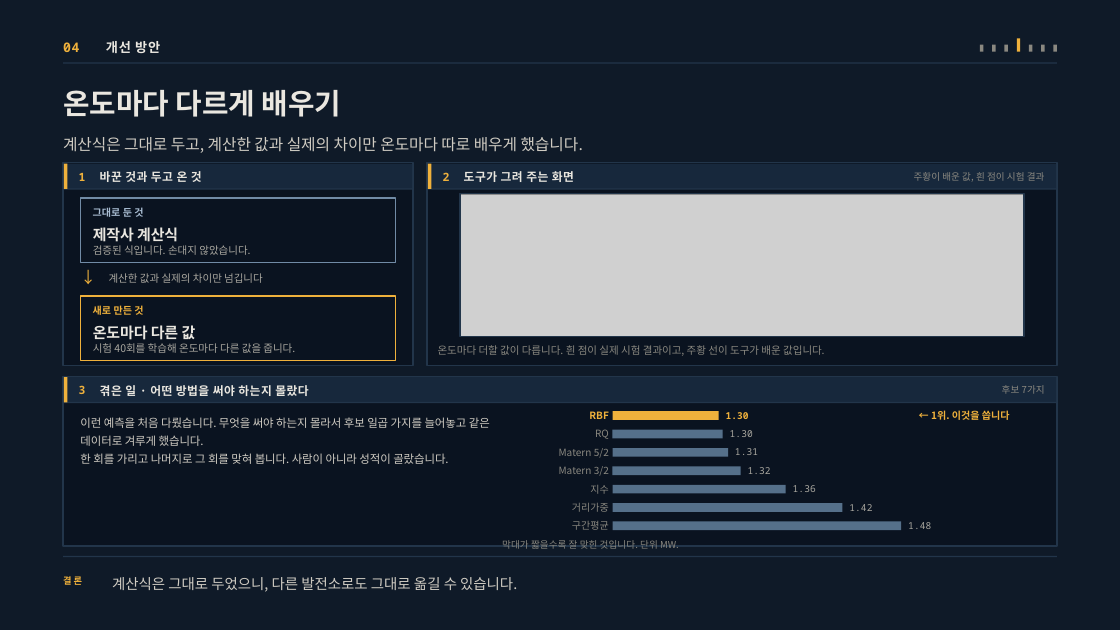
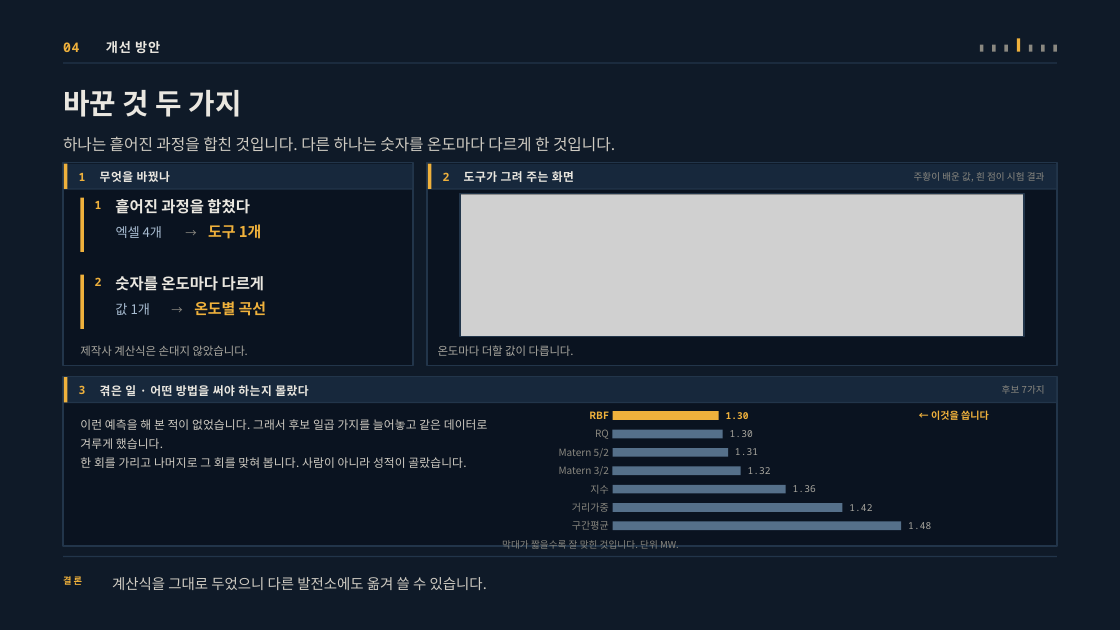
Before and after one commit to jooh-ai/Narae-AI, a slide deck: slide 7 of docs/ppt/위례_공급가능용량_최종발표_v3.pptx. Drawn at 1120x630 pixels with LibreOffice and Linux fonts; fonts in the diff are those of the drawing; grey boxes stand for pictures. Boxes give left, top, right and bottom in pixels: in the first picture for what was removed or moved away, otherwise in the second. Text is boxed around its words. In the diff, an @@ line names an element or a change of style, - is before the commit and + after.

```diff
--- a/docs/ppt/위례_공급가능용량_최종발표_v3.pptx
+++ b/docs/ppt/위례_공급가능용량_최종발표_v3.pptx
@@ text at (x1=63, y1=90, x2=242, y2=117): text changed @@
-온도마다 다르게 배우기
+바꾼 것 두 가지
@@ text at (x1=63, y1=136, x2=615, y2=152): text changed @@
-계산식은 그대로 두고, 계산한 값과 실제의 차이만 온도마다 따로 배우게 했습니다.
+하나는 흩어진 과정을 합친 것입니다. 다른 하나는 숫자를 온도마다 다르게 한 것입니다.
@@ text at (x1=100, y1=171, x2=170, y2=182): text changed @@
-바꾼 것과 두고 온 것
+무엇을 바꿨나
@@ rectangle removed at (x1=81, y1=197, x2=396, y2=262) @@
@@ rectangle added at (x1=81, y1=197, x2=84, y2=252), fill #EFB13C @@
@@ text removed at (x1=93, y1=207, x2=143, y2=217) @@
-그대로 둔 것
@@ text added at (x1=95, y1=201, x2=102, y2=209), 9.8 pt, text #EFB13C, bold @@
+1
@@ text added at (x1=115, y1=199, x2=250, y2=214), 13.1 pt, text #EAE7E0, bold @@
+흩어진 과정을 합쳤다
@@ text removed at (x1=93, y1=227, x2=178, y2=242) @@
-제작사 계산식
@@ text added at (x1=116, y1=226, x2=162, y2=238), 11.2 pt, text #A8BCD1 @@
+엑셀 4개
@@ text added at (x1=186, y1=226, x2=205, y2=239), 9.8 pt, text #8A8880 @@
+→
@@ text added at (x1=208, y1=224, x2=262, y2=239), 12.8 pt, text #EFB13C, bold @@
+도구 1개
@@ rectangle removed at (x1=81, y1=296, x2=396, y2=360) @@
@@ rectangle added at (x1=81, y1=275, x2=84, y2=329), fill #EFB13C @@
@@ text added at (x1=95, y1=277, x2=102, y2=286), 9.8 pt, text #EFB13C, bold @@
+2
@@ text removed at (x1=109, y1=273, x2=263, y2=283) @@
-계산한 값과 실제의 차이만 넘깁니다
@@ text at (x1=115, y1=276, x2=265, y2=291): text changed; size 12.8 to 13.1 pt @@
-온도마다 다른 값
+숫자를 온도마다 다르게
@@ text removed at (x1=93, y1=305, x2=143, y2=315) @@
-새로 만든 것
@@ text added at (x1=115, y1=303, x2=150, y2=315), 11.2 pt, text #A8BCD1 @@
+값 1개
@@ text at (x1=171, y1=302, x2=191, y2=316): text changed; size 13.5 to 9.8 pt; text colour #EFB13C to #8A8880 @@
-↓
+→
@@ text added at (x1=194, y1=301, x2=266, y2=316), 12.8 pt, text #EFB13C, bold @@
+온도별 곡선
@@ text at (x1=80, y1=345, x2=248, y2=356): text changed; size 9 to 9.8 pt @@
-검증된 식입니다. 손대지 않았습니다.
+제작사 계산식은 손대지 않았습니다.
@@ text removed at (x1=93, y1=343, x2=295, y2=353) @@
-시험 40회를 학습해 온도마다 다른 값을 줍니다.
@@ text at (x1=438, y1=345, x2=574, y2=356): text changed; size 9 to 9.8 pt; text colour #8A8880 to #A9A79F @@
-온도마다 더할 값이 다릅니다. 흰 점이 실제 시험 결과이고, 주황 선이 도구가 배운 값입니다.
+온도마다 더할 값이 다릅니다.
@@ text at (x1=80, y1=419, x2=488, y2=449): text changed; size 9.8 to 10.1 pt @@
-이런 예측을 처음 다뤘습니다. 무엇을 써야 하는지 몰라서 후보 일곱 가지를 늘어놓고 같은 데이터로 겨루게 했습니다.
+이런 예측을 해 본 적이 없었습니다. 그래서 후보 일곱 가지를 늘어놓고 같은 데이터로 겨루게 했습니다.
@@ text at (x1=931, y1=410, x2=989, y2=420): text changed @@
-← 1위. 이것을 씁니다
+← 이것을 씁니다
@@ text at (x1=80, y1=457, x2=466, y2=468): size 9.8 to 10.1 pt in "한 회를 가리고 나머지로 그 회를 맞혀 ..."; line spacing 15.6pt to 16.2pt @@
@@ text at (x1=112, y1=577, x2=487, y2=590): text changed @@
-계산식은 그대로 두었으니, 다른 발전소로도 그대로 옮길 수 있습니다.
+계산식을 그대로 두었으니 다른 발전소에도 옮겨 쓸 수 있습니다.
```
Also in this commit, not shown: 8 other slides changed, 11 other files.
